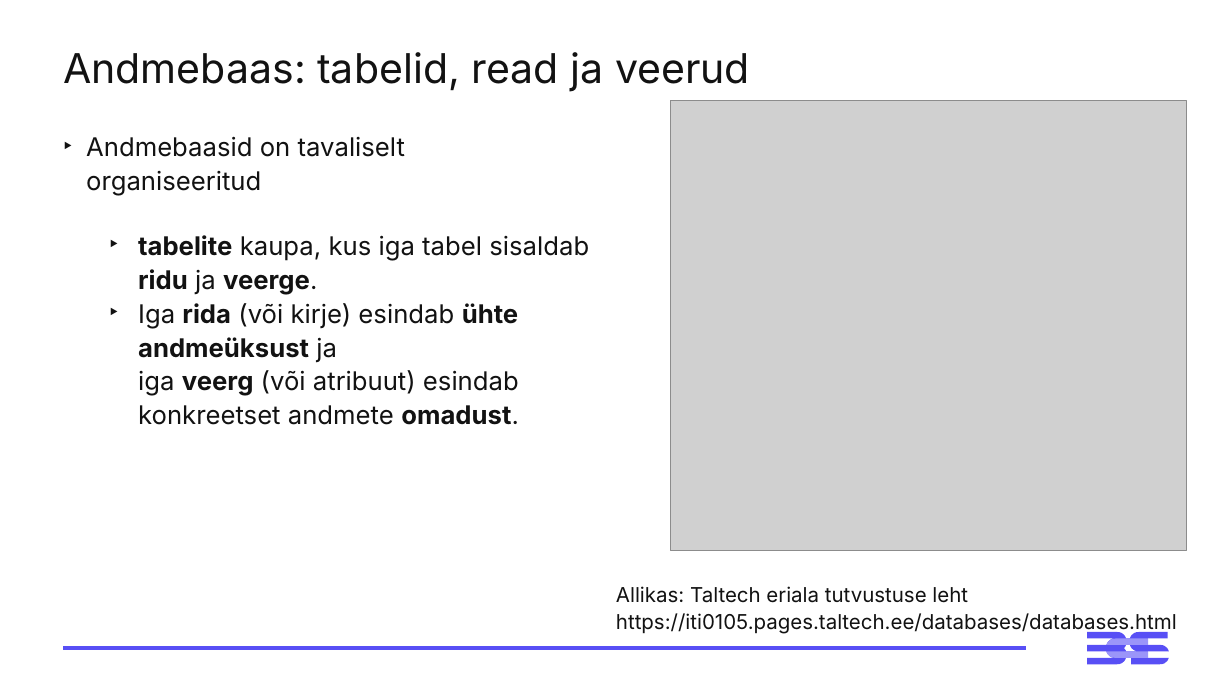
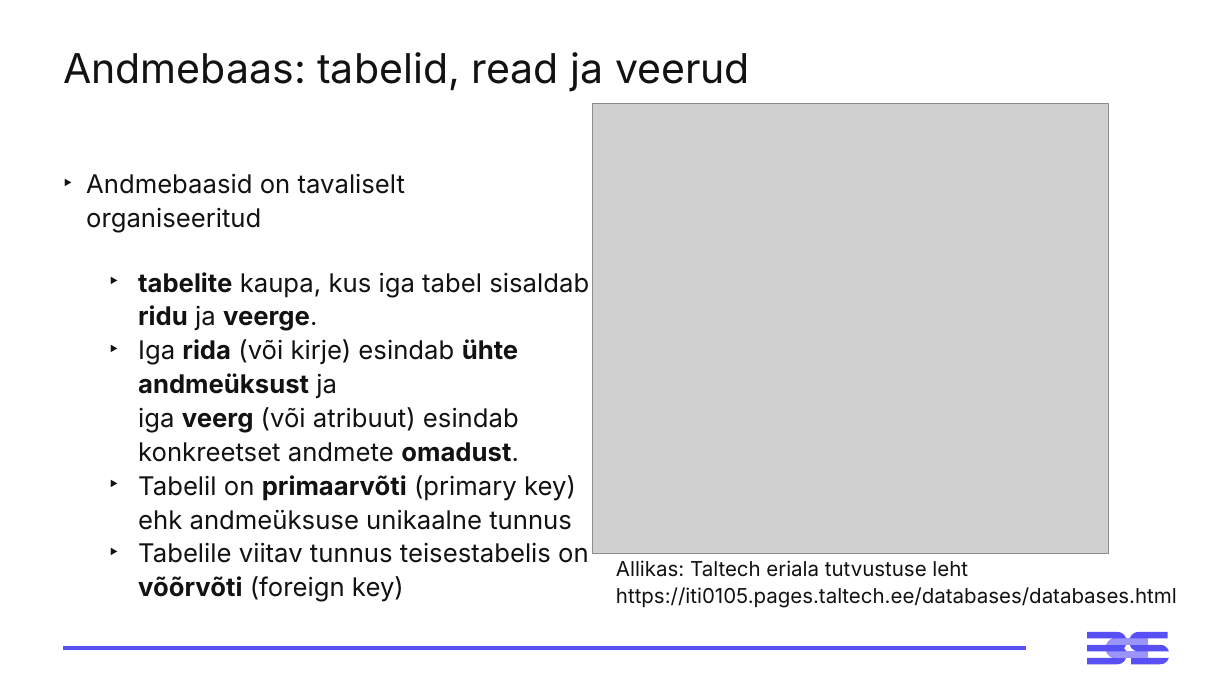
Before and after one commit to emilieabel/andmetarkus, a slide deck: slide 6 of Materjalid/Day6 SQL/6-paev-andmetarkus-esitlus.pptx. Drawn at 1232x693 pixels with LibreOffice and Linux fonts; fonts in the diff are those of the drawing; grey boxes stand for pictures. Boxes give left, top, right and bottom in pixels: in the first picture for what was removed or moved away, otherwise in the second. Text is boxed around its words. In the diff, an @@ line names an element or a change of style, - is before the commit and + after.

```diff
--- a/Materjalid/Day6 SQL/6-paev-andmetarkus-esitlus.pptx
+++ b/Materjalid/Day6 SQL/6-paev-andmetarkus-esitlus.pptx
@@ picture moved from (x1=671, y1=101, x2=1187, y2=551) to (x1=593, y1=104, x2=1109, y2=554) @@
@@ text "Andmebaasid on tavaliselt organiseeritud" moved from (x1=86, y1=136, x2=589, y2=425) to (x1=86, y1=173, x2=589, y2=602) @@
@@ text at (x1=138, y1=475, x2=589, y2=602): paragraphs added @@
+  ‣ Tabelil on primaarvõti (primary key) ehk andmeüksuse unikaalne tunnus
+  ‣ Tabelile viitav tunnus teisestabelis on võõrvõti (foreign key)
@@ text "Allikas: Taltech eriala tutvustuse leht" moved from (x1=616, y1=586, x2=1177, y2=635) to (x1=616, y1=560, x2=1177, y2=608) @@
```
Also in this commit, not shown: 8 other slides changed, 3 other files.
